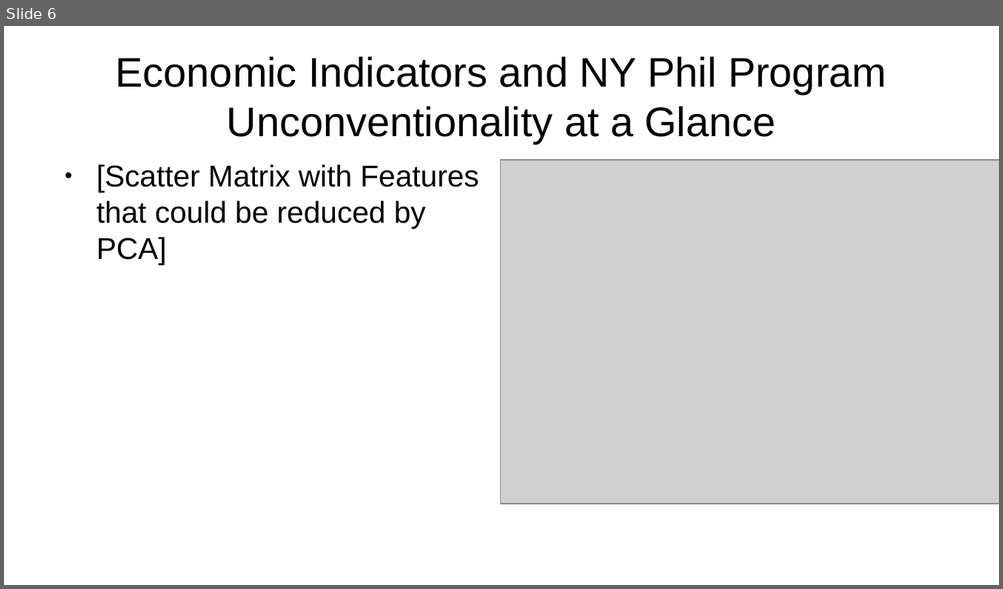
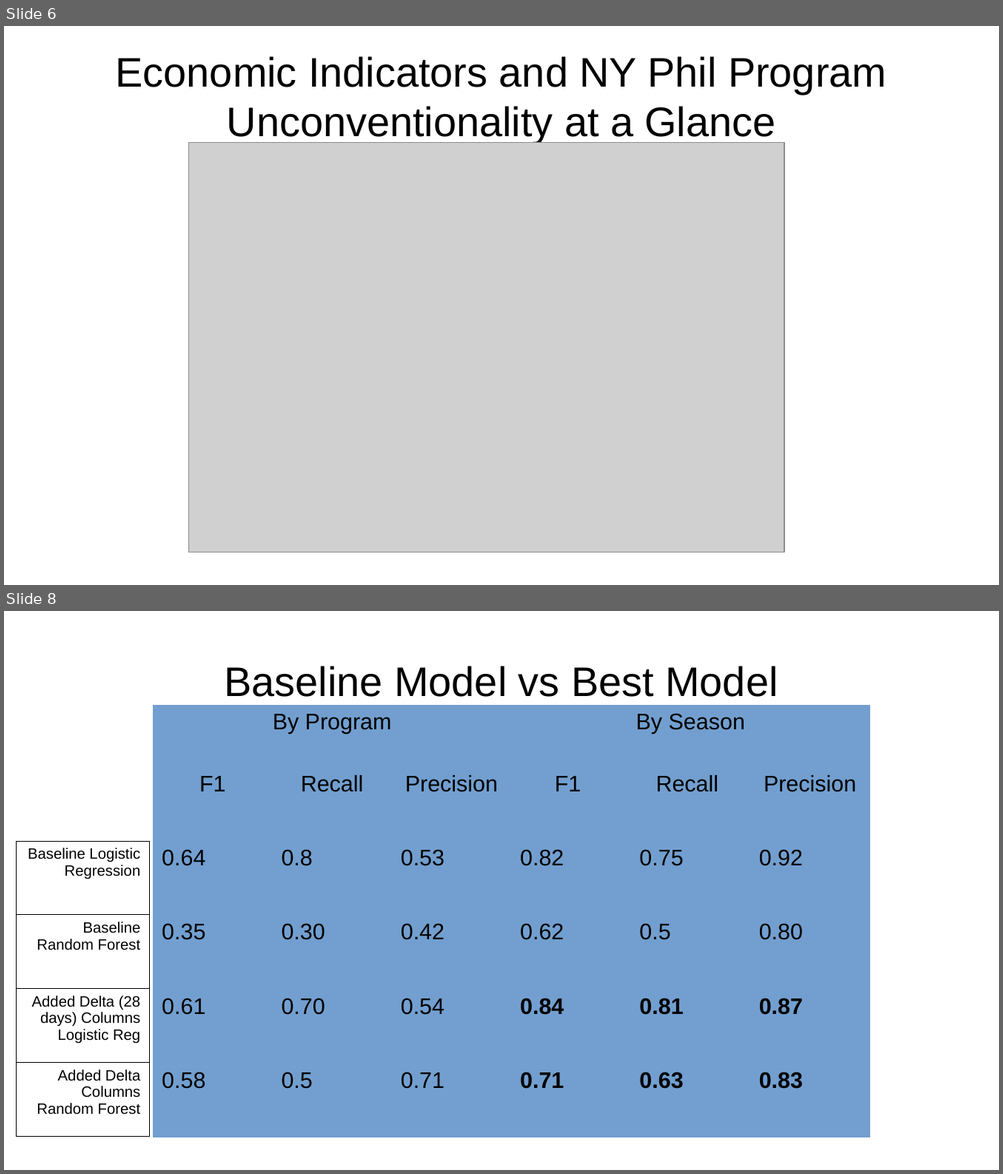
Before and after one commit to markcatalysis/ny_phil_selection, a slide deck: presentation/Capstone Presentation.odp. Shown one above the other, each under a label of ours: slide 6 before the commit, slides 6 and 8 after it; the slides between them are not shown. The pictures are 1003x589 and 1003x1174 pixels, drawn with LibreOffice and Linux fonts; fonts in the diff are those of the drawing; grey boxes stand for pictures. Boxes give left, top, right and bottom in pixels: in the first picture for what was removed or moved away, otherwise in the second. Text is boxed around its words. In the diff, an @@ line names an element or a change of style, - is before the commit and + after.

```diff
--- a/presentation/Capstone Presentation.odp
+++ b/presentation/Capstone Presentation.odp
@@ slide 8 added at bbox=[4, 611, 999, 1170], background #FFFFFF @@
@@ title added at bbox=[225, 666, 777, 697], 33 pt, text #000000 @@
+Baseline Model vs Best Model
@@ table added at bbox=[153, 705, 868, 1138], 6 rows, 6 columns @@
+By Program |  |  | By Season |  | 
+F1 | Recall | Precision | F1 | Recall | Precision
+0.64 | 0.8 | 0.53 | 0.82 | 0.75 | 0.92
+0.35 | 0.30 | 0.42 | 0.62 | 0.5 | 0.80
+0.61 | 0.70 | 0.54 | 0.84 | 0.81 | 0.87
+0.58 | 0.5 | 0.71 | 0.71 | 0.63 | 0.83
@@ table added at bbox=[16, 841, 149, 1136], 4 rows, 1 columns @@
+Baseline Logistic Regression
+Baseline Random Forest
+Added Delta (28 days) Columns Logistic Reg
+Added Delta Columns Random Forest
@@ slide 6 changed as well @@
@@ picture: place and size @@
-picture at bbox=[501, 160, 999, 504]
+picture at bbox=[188, 142, 784, 552]
@@ text removed at bbox=[96, 164, 478, 264] @@
-● [Scatter Matrix with Features that could be reduced by PCA]
```
Also in this commit, not shown: 6 other slides changed, 4 other slides added, 2 slides removed, 2 other files.
